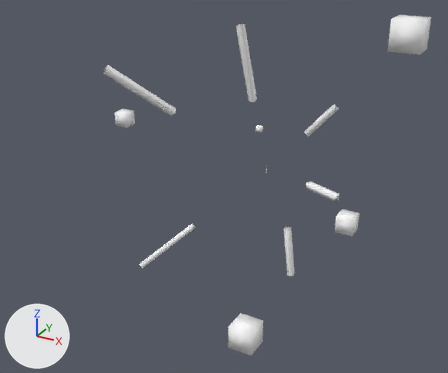
Renders of the FBX model Reference/Resource/Mesh/Animation/Effect/E_BL_Koori_Reserve.fbx from each side of a commit.
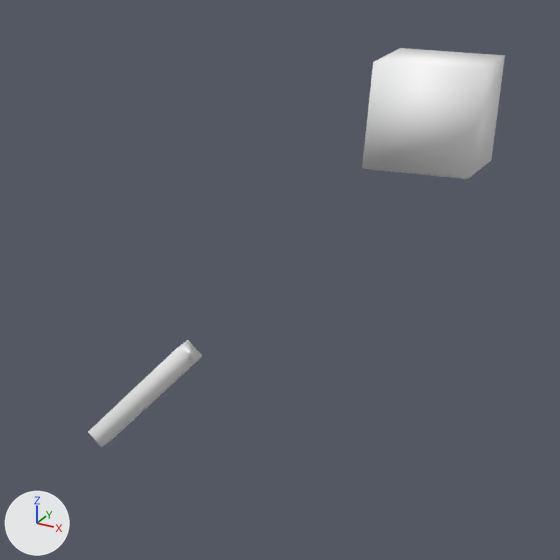
The first picture shows the older version from a camera (50 mm lens) standing at (0.034, -0.0749, 0.0336) and looking at (0.0011, -0.0151, 0.0036). The close-ups show both versions on the part from 62% to 100% of the width and 0% to 46% of the height of that picture; other places that the commit changed are outside them. The lights are fixed; the arrows at lower left show +X, +Y and +Z. Where no turn or scale is listed for an object, it has been applied to the vertices.

Objects in the first close-up: 'line_8', 'particleL_3'.
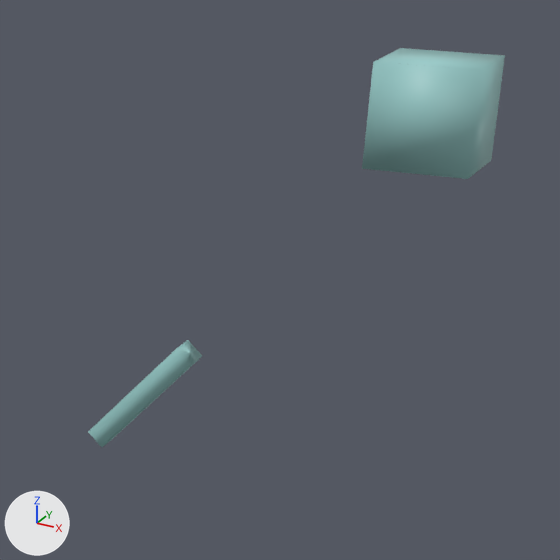
The change, as a list of edits to the scene's bpy script:
```text
Add img_e_bl_koori_reserve_png:
    img_e_bl_koori_reserve_png = load_image('E_BL_Koori_Reserve.png', 'E_BL_Koori_Reserve.png', 1024, 1024, 'sRGB')
Change mat_lambert1:
    remove mat_lambert1.base_color = (1.0, 1.0, 1.0)  # white #ffffff
    mat_lambert1.roughness: 0.553 -> 0.5
    add mat_lambert1.texture = img_e_bl_koori_reserve_png  # with its transparency
```

Changed parts and their boxes [x1, y1, x2, y2] in the close-ups (560 x 560 px):
'particleL_3', surface changed (white to cyan): [362, 48, 505, 179] in both
'line_8', surface changed (white to cyan): [88, 340, 202, 447] in both
